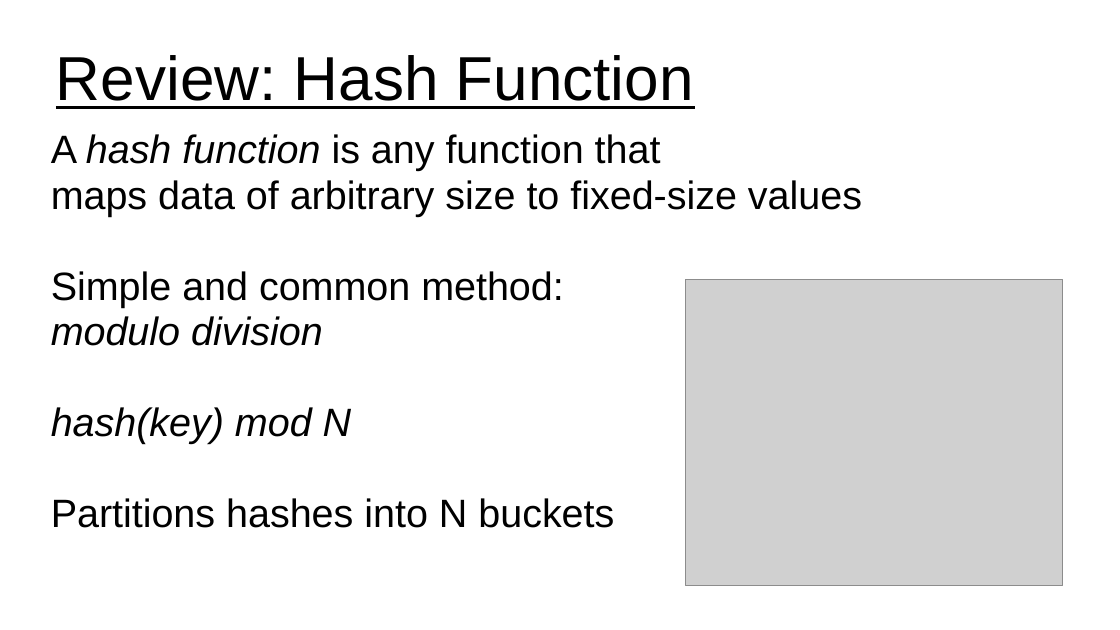
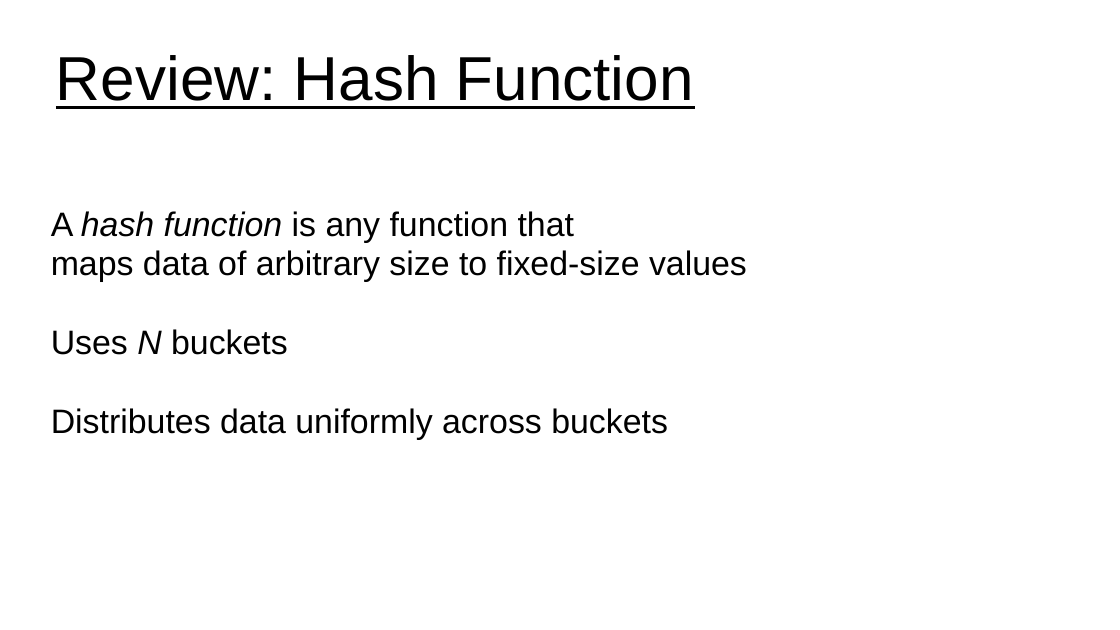
Before and after one commit to UVADS/distributed_computing, a slide deck: slide 3 of 09_distributed_data_concepts_and_tools/consistent_hashing.ppt. Drawn at 1120x630 pixels with LibreOffice and Linux fonts; fonts in the diff are those of the drawing; grey boxes stand for pictures. Boxes give left, top, right and bottom in pixels: in the first picture for what was removed or moved away, otherwise in the second. Text is boxed around its words. In the diff, an @@ line names an element or a change of style, - is before the commit and + after.

```diff
--- a/09_distributed_data_concepts_and_tools/consistent_hashing.ppt
+++ b/09_distributed_data_concepts_and_tools/consistent_hashing.ppt
@@ subtitle "A hash function is any ...": place and size @@
-subtitle "A hash function is any ..." at [51, 134, 862, 528]
+subtitle "A hash function is any ..." at [51, 211, 747, 440]
@@ subtitle at [51, 211, 747, 282]: size 28 to 24 pt in "A hash function is any function that", "maps data of arbitrary size to fixed-size ..." @@
@@ picture removed at [686, 279, 1063, 586] @@
@@ subtitle at [51, 329, 668, 440]: text changed; size 28 to 24 pt @@
-Simple and common method:
-modulo division
-hash(key) mod N
-Partitions hashes into N buckets
+Uses N buckets
+Distributes data uniformly across buckets
```
Also in this commit, not shown: 7 other slides changed, 6 slides added, 1 slide removed.
